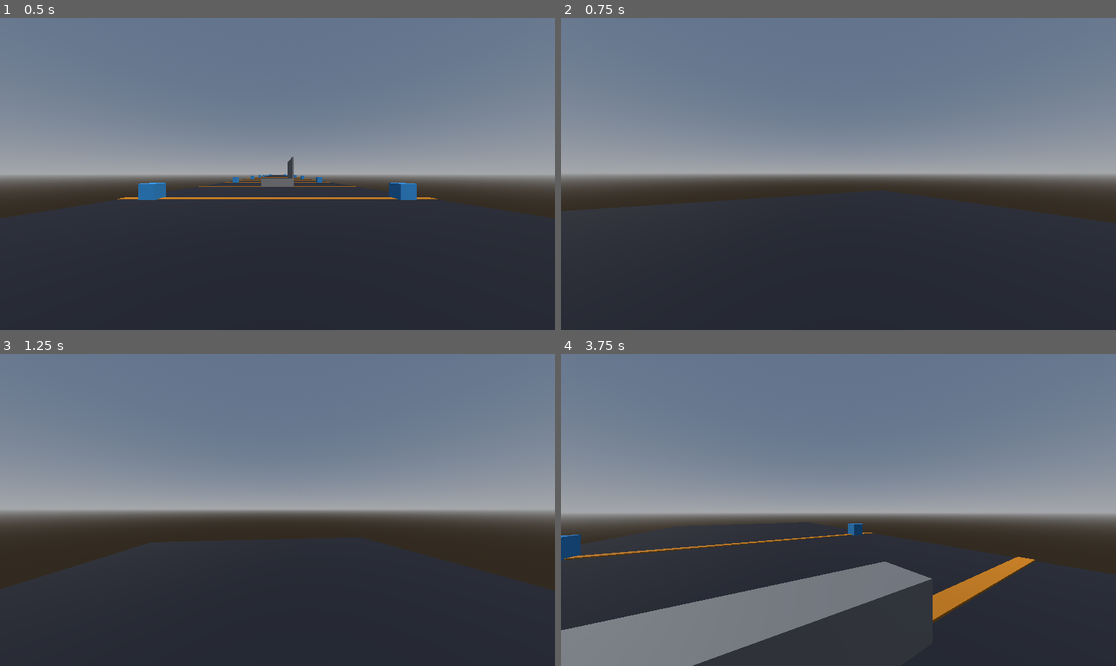
Above: before the commit, frames 1-4 (two rows, left to right).
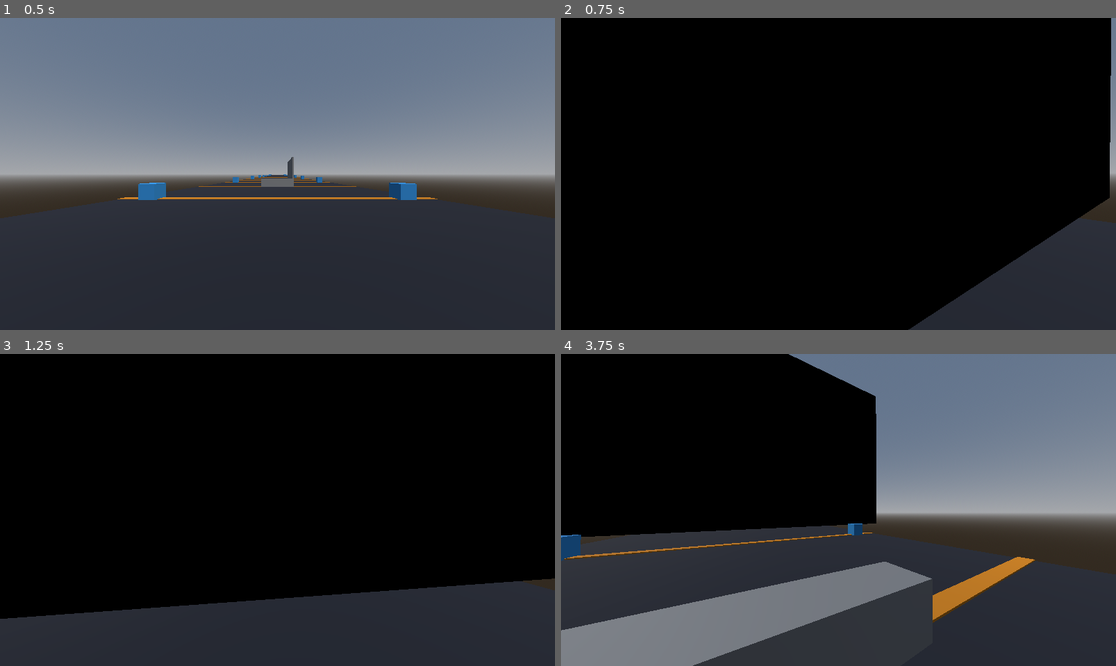
Above: after the commit, the same moments.

Repository: Crawford-Young/what-is-dark
Game: Godot game, scene res://scenes/slice.tscn
The game is run twice, just before and just after one commit, with the same random seed, the same clock (stepped at 60 frames per second) and the same inputs.
Inputs (mouse positions are in pixels of both pictures, inside the frame that each line leads up to):
- Up to frame 1 (0.5 s): no input
- Up to frame 2 (0.75 s): tap Enter at 0.5 s; move the mouse to (866, 174) at 0.52 s; hold W (move_forward) from 0.53 s (still down); hold Q (glance) from 0.53 s (still down); click (866, 174) at 0.67 s
- Up to frame 3 (1.25 s): keep holding W (move_forward); keep holding Q (glance); tap Space (jump) at 0.77 s
- Up to frame 4 (3.75 s): keep holding W (move_forward); move the mouse to (810, 510) at 1.27 s; release Q (glance) at 1.28 s; tap Shift at 1.35 s; tap Space (jump) at 1.52, 3.02 s; move the mouse to (849, 503) at 2.02 s; tap Alt at 2.1 s; move the mouse to (832, 516) at 2.77 s; tap Ctrl at 2.85 s; click (832, 516) at 2.92 s; move the mouse to (877, 513) at 3.52 s; hold Q (glance) from 3.53 s (still down)

Frame 1 is identical in both runs. In frame 2, 91% of the frame differs, in the area x 0-100%, y 0-100%; in frame 3, 78%; in frame 4, 31%.

Commit message:
feat: posture-sensitive void pursuit along course path
Co-Authored-By: Claude Fable 5 <noreply@anthropic.com>

Diff:
--- a/scenes/slice.tscn
+++ b/scenes/slice.tscn
@@ -1,6 +1,8 @@
-[gd_scene load_steps=16 format=3]
+[gd_scene load_steps=19 format=3]
 
 [ext_resource type="PackedScene" path="res://scenes/player.tscn" id="1"]
+[ext_resource type="Script" path="res://scripts/slice.gd" id="2"]
+[ext_resource type="PackedScene" path="res://scenes/void_wall.tscn" id="3"]
 
 [sub_resource type="BoxShape3D" id="ground_shape"]
 size = Vector3(20, 1, 220)
@@ -47,7 +49,16 @@
 [sub_resource type="BoxMesh" id="wall_mesh"]
 size = Vector3(0.4, 6, 20)
 
+[sub_resource type="Curve3D" id="course_curve"]
+_data = {
+"points": PackedVector3Array(0, 0, 0, 0, 0, 0, 0, 0, 0, 0, 0, 0, 0, 0, 0, 0, 0, -200),
+"tilts": PackedFloat32Array(0, 0),
+"closed": false
+}
+point_count = 2
+
 [node name="Slice" type="Node3D"]
+script = ExtResource("2")
 
 [node name="WorldEnvironment" type="WorldEnvironment" parent="."]
 environment = SubResource("env")
@@ -245,3 +256,8 @@
 
 [node name="Player" parent="." instance=ExtResource("1")]
 transform = Transform3D(1, 0, 0, 0, 1, 0, 0, 0, 1, 0, 1, 0)
+
+[node name="CoursePath" type="Path3D" parent="."]
+curve = SubResource("course_curve")
+
+[node name="VoidWall" parent="." instance=ExtResource("3")]
--- /dev/null
+++ b/scenes/void_wall.tscn
@@ -0,0 +1,19 @@
+[gd_scene load_steps=4 format=3]
+
+[ext_resource type="Script" path="res://scripts/void_wall.gd" id="1"]
+
+[sub_resource type="StandardMaterial3D" id="black"]
+shading_mode = 0
+albedo_color = Color(0, 0, 0, 1)
+cull_mode = 2
+
+[sub_resource type="QuadMesh" id="quad"]
+material = SubResource("black")
+size = Vector2(40, 24)
+
+[node name="VoidWall" type="Node3D"]
+script = ExtResource("1")
+
+[node name="Sheet" type="MeshInstance3D" parent="."]
+transform = Transform3D(1, 0, 0, 0, 1, 0, 0, 0, 1, 0, 12, 0)
+mesh = SubResource("quad")
--- /dev/null
+++ b/scripts/logic/void_logic.gd
@@ -0,0 +1,29 @@
+class_name VoidLogic
+extends RefCounted
+## The dark's pursuit as one float along the course. Spec §2: creep speed is
+## posture-sensitive — fastest at your back, slow when watched, never zero.
+
+const CREEP_SPEEDS := {
+	Posture.AWAY: 4.0,
+	Posture.GLANCING: 1.5,
+	Posture.FACING: 0.5,
+}
+const RESET_GAP := 12.0
+
+var progress: float = 0.0
+
+
+func _init(start_progress: float = 0.0) -> void:
+	progress = start_progress
+
+
+func advance(posture: int, delta: float) -> void:
+	progress += CREEP_SPEEDS[posture] * delta
+
+
+func has_caught(player_progress: float) -> bool:
+	return progress >= player_progress
+
+
+func reset_behind(marker_progress: float) -> void:
+	progress = maxf(marker_progress - RESET_GAP, 0.0)
--- /dev/null
+++ b/scripts/slice.gd
@@ -0,0 +1,48 @@
+class_name Slice
+extends Node3D
+## Owns the course: projects player onto the path, evaluates posture,
+## advances the void, detects the catch.
+
+signal player_caught
+
+const MARKER_PROGRESSES: Array[float] = [0.0, 25.0, 50.0, 75.0, 100.0, 130.0, 160.0, 190.0]
+
+var course := CourseLogic.new(MARKER_PROGRESSES)
+var void_logic := VoidLogic.new(-20.0)
+var catch_armed := true
+
+@onready var _player: Player = $Player
+@onready var _path: Path3D = $CoursePath
+@onready var _void_wall: VoidWall = $VoidWall
+
+
+func player_progress() -> float:
+	return _path.curve.get_closest_offset(_path.to_local(_player.global_position))
+
+
+func _physics_process(delta: float) -> void:
+	var progress := player_progress()
+	var dir_to_void := _horizontal_dir(_void_wall.global_position - _player.global_position)
+	var posture := Posture.evaluate(_player.camera_forward(), dir_to_void, _player.glancing)
+	void_logic.advance(posture, delta)
+	_void_wall.place_on_path(_path, void_logic.progress)
+	if catch_armed and void_logic.has_caught(progress):
+		catch_armed = false
+		player_caught.emit()
+
+
+func respawn_position(marker_index: int) -> Vector3:
+	var offset := course.marker_progresses[marker_index]
+	return _path.to_global(_path.curve.sample_baked(offset)) + Vector3.UP
+
+
+func course_direction_at(offset: float) -> Vector3:
+	var curve := _path.curve
+	var here := curve.sample_baked(offset)
+	var ahead := curve.sample_baked(minf(offset + 1.0, curve.get_baked_length()))
+	return _horizontal_dir(_path.to_global(ahead) - _path.to_global(here))
+
+
+func _horizontal_dir(v: Vector3) -> Vector3:
+	var flat := Vector3(v.x, 0.0, v.z)
+	return flat.normalized() if flat.length_squared() > 0.000001 else Vector3.FORWARD
--- /dev/null
+++ b/scripts/void_wall.gd
@@ -0,0 +1,14 @@
+class_name VoidWall
+extends Node3D
+## Visual only: a featureless black sheet standing at the void's progress
+## point on the course path. Never a creature (spec §2).
+
+
+func place_on_path(path: Path3D, void_progress: float) -> void:
+	var curve := path.curve
+	var offset := clampf(void_progress, 0.0, curve.get_baked_length())
+	var pos := path.to_global(curve.sample_baked(offset))
+	var ahead := path.to_global(curve.sample_baked(minf(offset + 1.0, curve.get_baked_length())))
+	global_position = pos
+	if not pos.is_equal_approx(ahead):
+		look_at(ahead, Vector3.UP)
--- /dev/null
+++ b/tests/unit/test_void_logic.gd
@@ -0,0 +1,30 @@
+extends GutTest
+
+
+func test_creep_speed_depends_on_posture() -> void:
+	var v := VoidLogic.new(0.0)
+	v.advance(Posture.AWAY, 1.0)
+	assert_almost_eq(v.progress, 4.0, 0.0001)
+	v.advance(Posture.GLANCING, 1.0)
+	assert_almost_eq(v.progress, 5.5, 0.0001)
+	v.advance(Posture.FACING, 1.0)
+	assert_almost_eq(v.progress, 6.0, 0.0001, "facing slows creep but never stops it")
+
+
+func test_has_caught_at_or_past_player() -> void:
+	var v := VoidLogic.new(10.0)
+	assert_true(v.has_caught(10.0))
+	assert_true(v.has_caught(9.0))
+	assert_false(v.has_caught(11.0))
+
+
+func test_reset_behind_leaves_gap() -> void:
+	var v := VoidLogic.new(50.0)
+	v.reset_behind(25.0)
+	assert_almost_eq(v.progress, 13.0, 0.0001)
+
+
+func test_reset_behind_floors_at_zero() -> void:
+	var v := VoidLogic.new(50.0)
+	v.reset_behind(5.0)
+	assert_almost_eq(v.progress, 0.0, 0.0001)
Not shown, added: scripts/logic/void_logic.gd.uid
Not shown, added: scripts/slice.gd.uid
Not shown, added: scripts/void_wall.gd.uid
Not shown, added: tests/unit/test_void_logic.gd.uid
